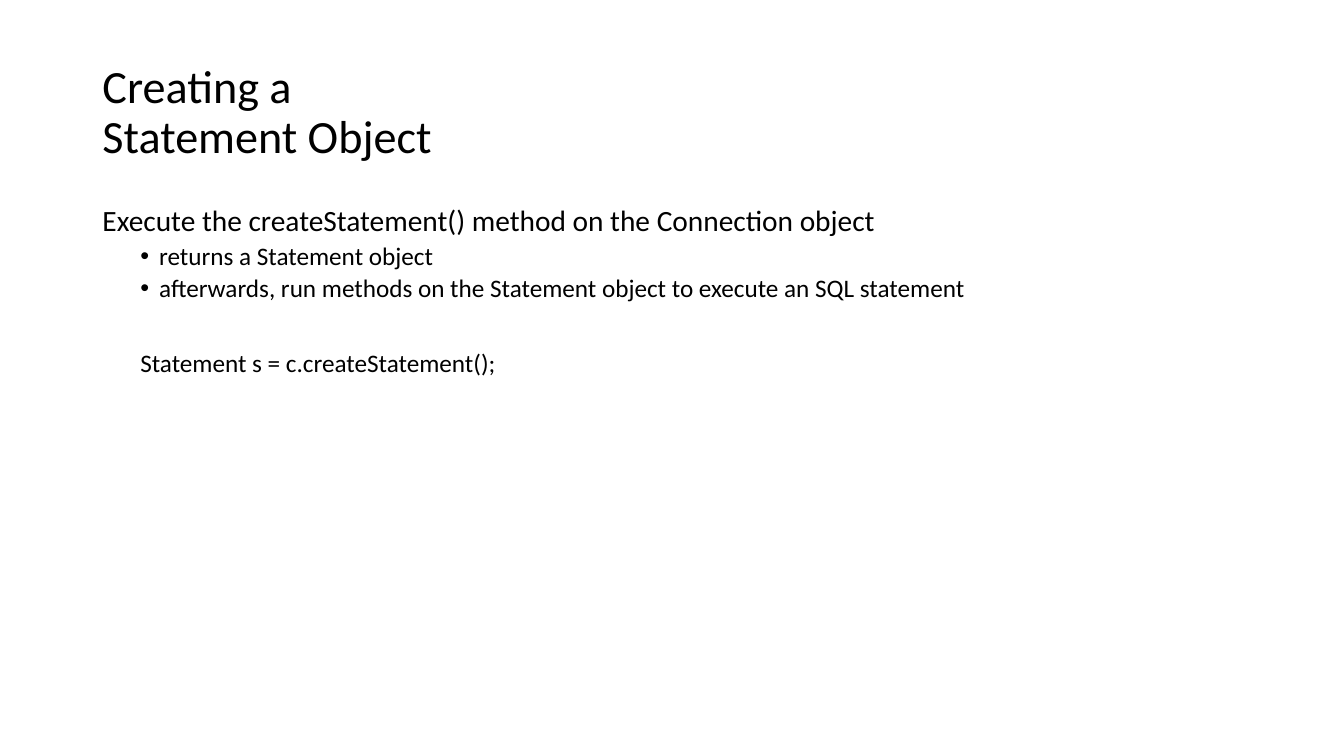
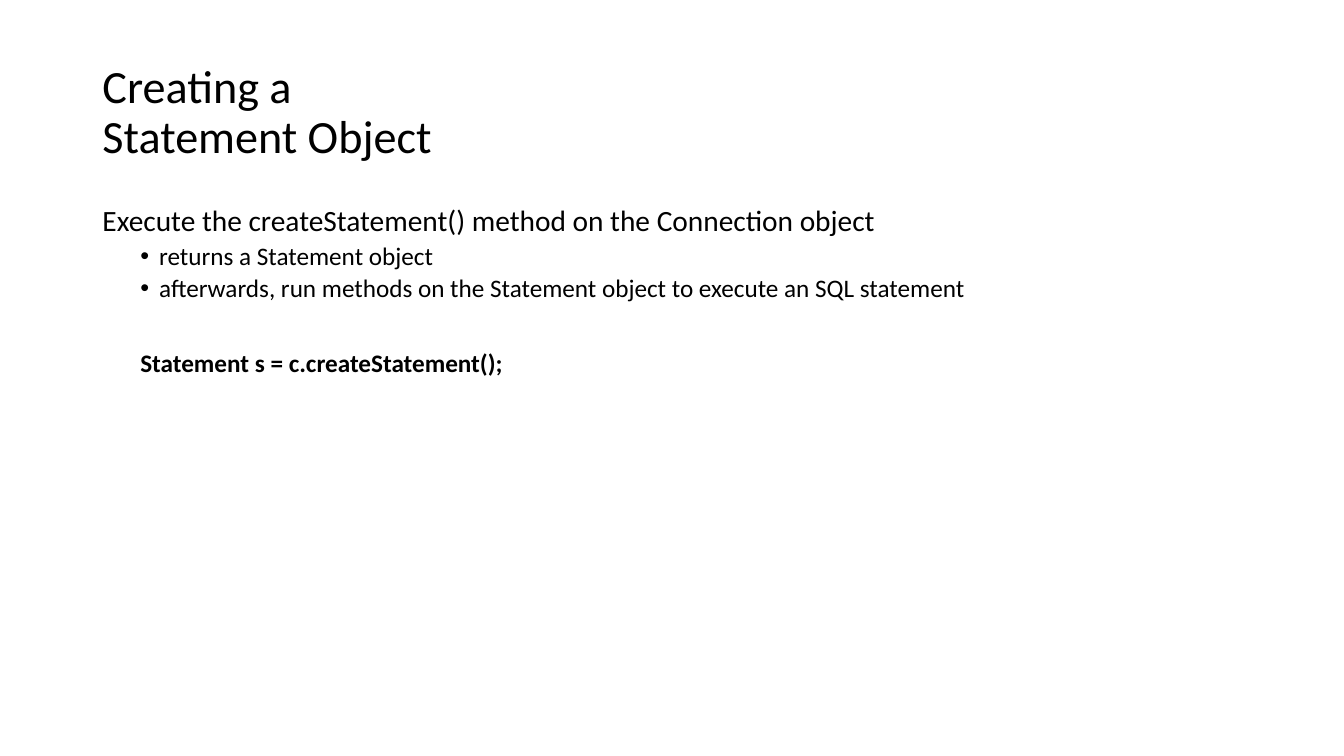
Before and after one commit to isp-cluj/fms-jdbc-demo, a slide deck: slide 9 of docs/Java - Working with databases using JDBC.pptx. Drawn at 1344x756 pixels with LibreOffice and Linux fonts; fonts in the diff are those of the drawing. Boxes give left, top, right and bottom in pixels: in the first picture for what was removed or moved away, otherwise in the second. Text is boxed around its words. In the diff, an @@ line names an element or a change of style, - is before the commit and + after.

```diff
--- a/docs/Java - Working with databases using JDBC.pptx
+++ b/docs/Java - Working with databases using JDBC.pptx
@@ text at (x1=140, y1=353, x2=503, y2=376): bold on in "Statement s = c.createStatement();" @@
```
Also in this commit, not shown: 5 other slides changed, 1 other file.
